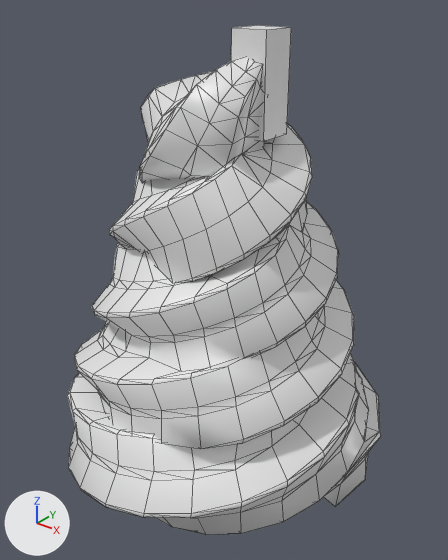
The FBX model talkative-cream/models/talkative-cream.fbx: old version first, new version second.
Rendered twice from a 50 mm lens placed at (0.202, -0.248, 1.175), pointed at (0.0, 0.004, 1.019). Lighting does not change. The marker at lower left points along +X, +Y and +Z. Mesh edges are drawn as thin lines. Where no turn or scale is listed for an object, it has been applied to the vertices.

Before the edit, the objects in view are built like this:
```python
me_cream_spiral = bpy.data.meshes.new('cream_spiral')
me_cream_spiral.from_pydata(...)  # 804 vertices, 1174 faces; spans x -0.101..0.093, y -0.011..0.243, z -0.103..0.098
me_cream_spiral.materials.append(mat_cream_mat)  # white #e7e7e7
me_picker = bpy.data.meshes.new('picker')
me_picker.from_pydata(...)  # a box spanning x -0.01..0.01, y -0.01..0.01, z -0.025..0.025
me_picker.materials.append(mat_transparent_mat)  # white #e7e7e7
ob_cream_spiral = bpy.data.objects.new('cream_spiral', me_cream_spiral)
ob_cream_spiral.location = (0.0, 0.0, 0.9)
ob_cream_spiral.rotation_euler = (1.571, 0.0, 0.0)  # degrees (90, 0, 0)
ob_picker = bpy.data.objects.new('picker', me_picker)
ob_picker.location = (0.02, 0.0075, 1.13)
```
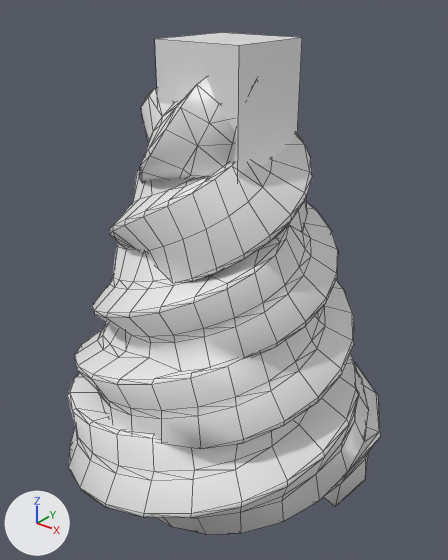
Location of each change, [x1, y1, x2, y2] in pixels of the pictures (448 x 560 px):
```json
{"object": "picker", "change": "mesh rescaled, moved", "before": [231, 25, 291, 141], "after": [155, 32, 302, 177]}
```

The change, as JSON lines over the scene's bpy script:
```json
{"block": "me_picker", "where": "me_picker.from_pydata(...)  # 8 vertices, 6 faces; spans x -0.01..0.01, y -0.01..0.01, z -0.025..0.025"}
{"block": "me_picker", "where": "# used by ob_picker; location = (0.02, 0.0075, 1.13)"}
{"block": "me_picker", "change": "me_picker part 1: the whole mesh is scaled about its middle by (2.5, 2.5, 1.8), then moved by (0.0, 0.0, -0.035)"}
{"op": "set", "path": "ob_picker.location", "old": "(0.02, 0.0075, 1.13)", "new": "(0.006, 0.001, 1.14)"}
```
